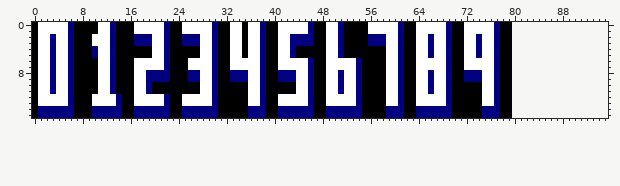
Pixel-art file: data/marcador.aseprite. Above is the file before it was changed.
80x16 pixels, 1 frame. The old version is drawn lined up with the new one, on the new canvas.
Now the later version:
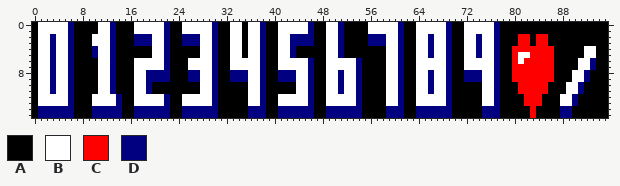
Palette (. is transparent): A #000000  B #ffffff  C #ff0000  D #000080
The commit says: Nuevos objetos, fuente de texto y zona de marcador
Change:
canvas 80x16 -> 96x16
y 0..1: x 80..95 ................ -> AAAAAAAAAAAAAAAA
y 2..3: x 80..95 ................ -> ACCACCAAAAAAAAAA
y 4: x 80..95 ................ -> CCCCCCCAAAAABBAA
y 5: x 80..95 ................ -> CBBCCCCAAAAABBAA
y 6: x 80..95 ................ -> CBCCCCCAAAABBDAA
y 7: x 80..95 ................ -> CCCCCCCAAAABBDAA
y 8..9: x 80..95 ................ -> CCCCCCCAAABBDAAA
y 10..11: x 80..95 ................ -> ACCCCCAAABBDAAAA
y 12..13: x 80..95 ................ -> AACCCAAABBDAAAAA
y 14..15: x 80..95 ................ -> AAACAAAADDAAAAAA
Pixel boxes of the changes (left, top, right, bottom) in both pictures:
added: (512, 22, 608, 118)
